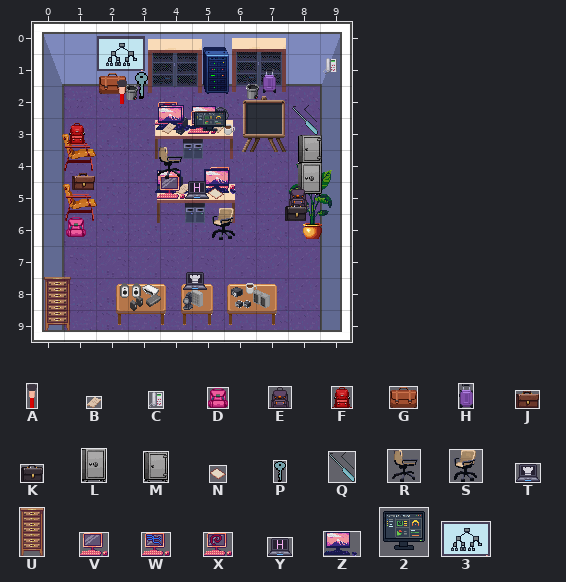
Level history. Tiled map (JSON): public/break_escape/assets/rooms/room_IT.tmj. The picture above was drawn from the file before the commit.
Cells are 32x32 px. Shown: x 0..9, y 0..9. Not drawn, because the pictures are missing: unchanged layer "doors".
Key: from "objects": A 0 "fingerprint-brush-red", B 97 "notes3", C 104 "phone4", D 113 "bag20", E 115 "bag18", F 119 "bag14", G 121 "suitcase8", H 125 "suitcase5", J 138 "briefcase11", K 141 "briefcase8", L 186 "safe3", M 187 "safe2", N 189 "notes1", P 243 "key", Q 244 "lockpick", R 277 "chair-white-1-rotate3", S 280 "chair-white-1-rotate6", T 320 "workstation", U 321 "filing_cabinet", V 322 "vm-launcher", W 323 "vm-launcher-kali", X 324 "vm-launcher-desktop", Y 325 "lab-workstation", Z 350 "backup_recovery", 2 351 "siem_dashboard", 3 360 "network_architecture".
Objects are placed by their top-left corner, in cells (3,4 is the top-left corner of cell 3,4); size is 1x1 cell unless given.
Layers that did not change in this view are not listed.
Objects on layer "conditional_table_items" before:
X "vm-launcher-desktop" at 3.9,2.5 size 0.9x0.7
Z "backup_recovery" at 3.9,2.6 size 1.1x0.8
Z "backup_recovery" at 4.9,2.6 size 1.1x0.8
Z "backup_recovery" at 3.9,2.7 size 1.1x0.8
B "notes3" at 5.6,3.1 size 0.4x0.3
X "vm-launcher-desktop" at 4.9,2.8 size 0.9x0.7
B "notes3" at 4.1,3.1 size 0.4x0.3
2 "siem_dashboard" at 5,2.8 size 1.1x0.8
W "vm-launcher-kali" at 5.5,4.5 size 0.9x0.7
Z "backup_recovery" at 5.3,4.6 size 1.1x0.8
Z "backup_recovery" at 3.9,4.6 size 1.1x0.8
Z "backup_recovery" at 5.4,4.6 size 1.1x0.8
B "notes3" at 4.5,5.1 size 0.4x0.3
V "vm-launcher" at 3.9,4.8 size 0.9x0.7
Y "lab-workstation" at 4.8,5 size 0.8x0.6
N "notes1" at 5.5,5.1 size 0.5x0.5
T "workstation" at 4.7,7.8 size 0.8x0.6
Objects on layer "conditional_items" before:
3 "network_architecture" at 2,0.5 size 1.5x1.1
C "phone4" at 9.1,1.1 size 0.4x0.5
H "suitcase5" at 7.2,1.5 size 0.4x0.8
G "suitcase8" at 2.1,1.6 size 0.8x0.7
P "key" at 3.2,1.6 size 0.4x0.8
A "fingerprint-brush-red" at 2.7,1.8 size 0.3x0.8
Q "lockpick" at 8.1,2.6 size 0.8x0.9
F "bag14" at 1.1,3.2 size 0.6x0.7
M "safe2" at 8.3,3.5 size 0.8x0.9
R "chair-white-1-rotate3" at 3.8,3.9
J "briefcase11" at 1.2,4.7 size 0.7x0.5
L "safe3" at 8.3,4.4 size 0.8x1
E "bag18" at 8,5.1 size 0.7x0.7
K "briefcase8" at 7.9,5.7 size 0.7x0.5
D "bag20" at 1.1,6.1 size 0.6x0.6
S "chair-white-1-rotate6" at 5.5,5.8
U "filing_cabinet" at 0.4,8 size 0.8x1.7
The result:
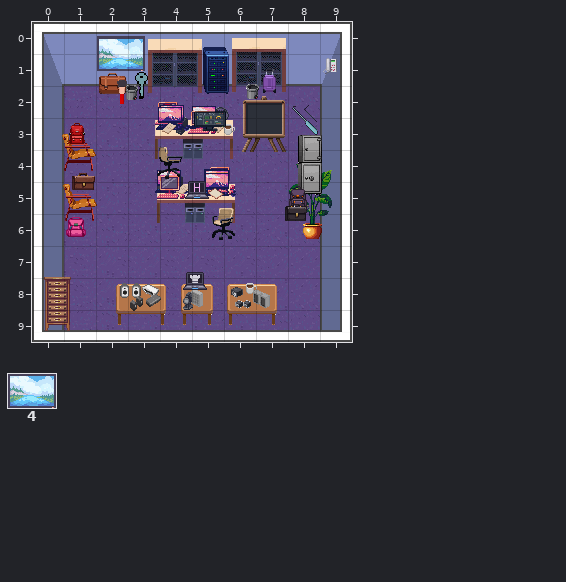
Further tiles: from "objects": 4 296 "smartscreen".
From old to new:
Layer "conditional_table_items":
added: X "vm-launcher-desktop" at 5.4,4.7 size 0.9x0.7
added: Z "backup_recovery" at 5.3,4.7 size 1.1x0.8
Layer "conditional_items":
added: 4 "smartscreen" at 2,0.5 size 1.5x1.1
Changed places in both pictures, as pixel boxes (x1, y1, x2, y2):
added: (99, 39, 143, 69)
added: (206, 172, 236, 197)
